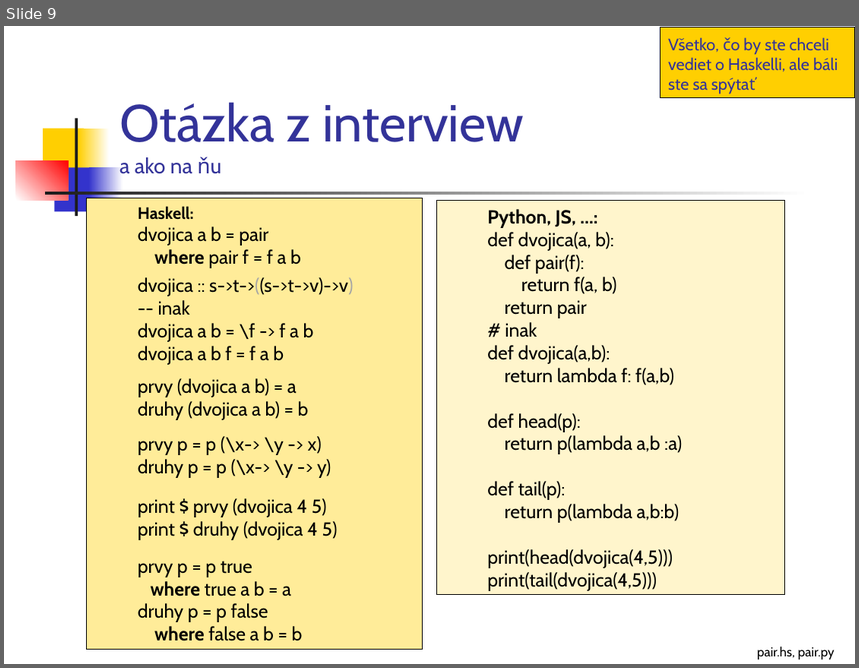
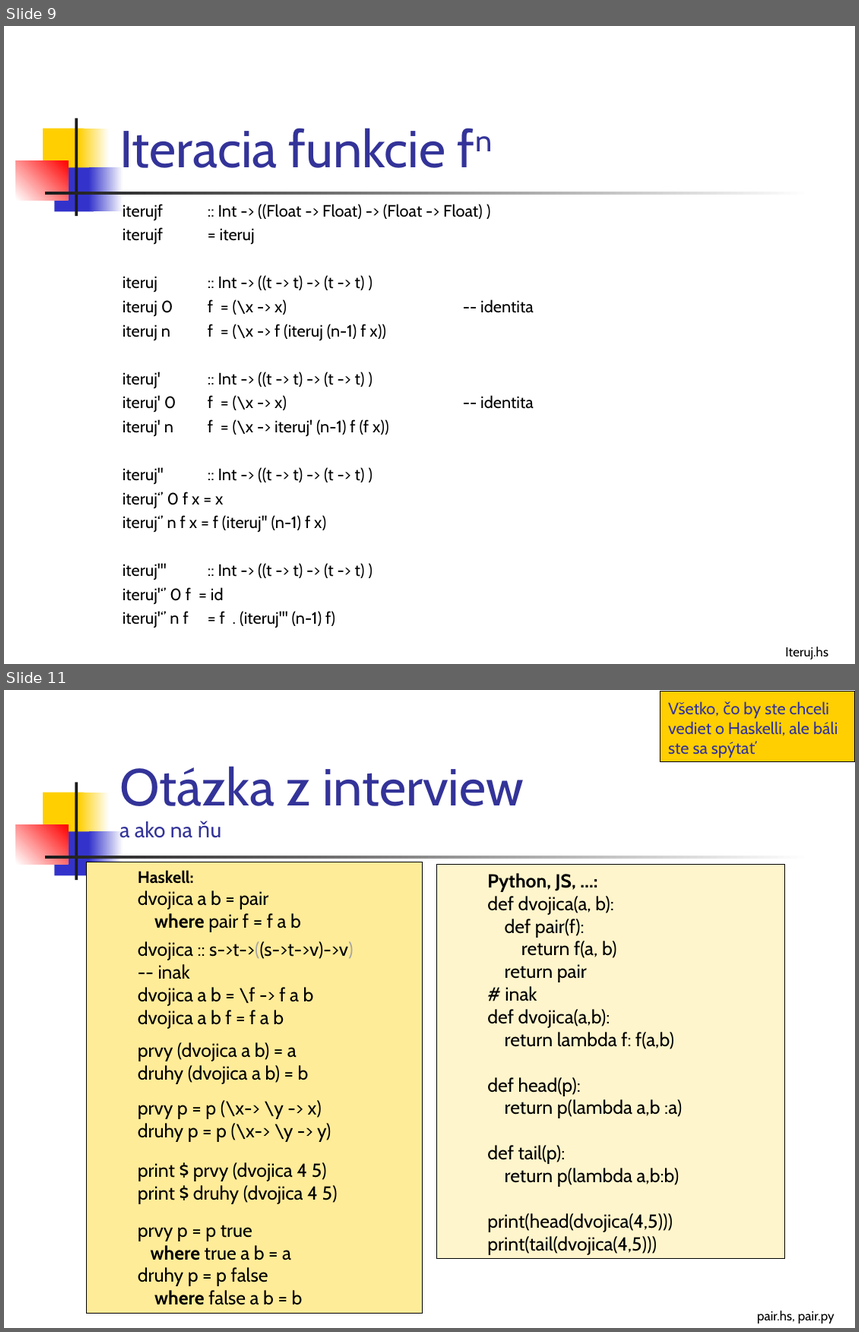
Before and after one commit to Funkcionalne/Prednasky, a slide deck: 02/02_fpro.ppt. Shown one above the other, each under a label of ours: slide 9 before the commit, slides 9 and 11 after it; the slides between them are not shown. The pictures are 859x668 and 859x1332 pixels, drawn with LibreOffice and Linux fonts; fonts in the diff are those of the drawing. Boxes give left, top, right and bottom in pixels: in the first picture for what was removed or moved away, otherwise in the second. Text is boxed around its words. In the diff, an @@ line names an element or a change of style, - is before the commit and + after.

```diff
--- a/02/02_fpro.ppt
+++ b/02/02_fpro.ppt
@@ slide 9 added at [4,26,855,664], background #FFFFFF; not listed: 7 template elements that a slide beside it also shows @@
@@ title added at [120,128,446,168], 44 pt, text #333399 @@
+Iteracia funkcie fn
@@ text added at [123,204,483,629], 14 pt, text #000000 @@
+iterujf :: Int -> ((Float -> Float) -> (Float -> Float) )
+iterujf = iteruj
+iteruj :: Int -> ((t -> t) -> (t -> t) )
+iteruj 0 f = (\x -> x) -- identita
+iteruj n f = (\x -> f (iteruj (n-1) f x))
+iteruj' :: Int -> ((t -> t) -> (t -> t) )
+iteruj' 0 f = (\x -> x) -- identita
+iteruj' n f = (\x -> iteruj' (n-1) f (f x))
+iteruj'' :: Int -> ((t -> t) -> (t -> t) )
+iteruj‘’ 0 f x = x
+iteruj‘’ n f x = f (iteruj'' (n-1) f x)
+iteruj''' :: Int -> ((t -> t) -> (t -> t) )
+iteruj'‘’ 0 f = id
+iteruj'‘’ n f = f . (iteruj''' (n-1) f)
@@ text added at [785,647,829,660], 11 pt, text #000000 @@
+Iteruj.hs
@@ what was slide 9 is now slide 11 @@
```
Also in this commit, not shown: 1 slide changed, 1 other slide added, 1 slide removed, 9 other files.
